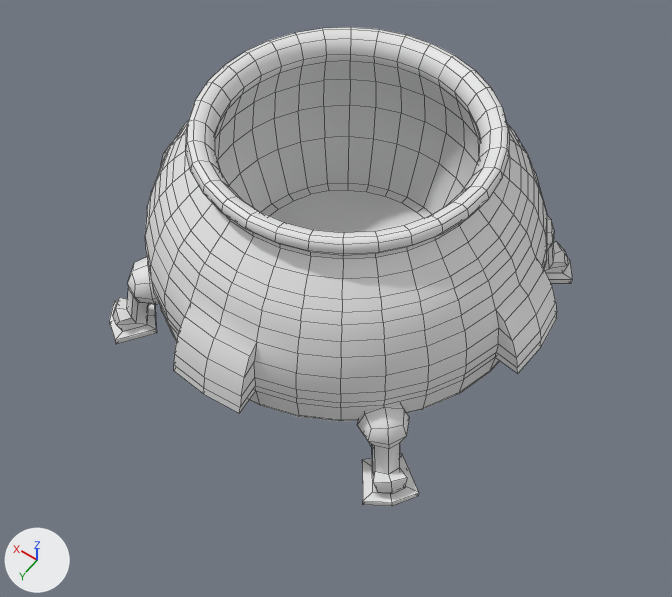
An edit to the FBX model Assets/Scenes/Environment Assets/Player Hub/FBX/Game Ready/prop_cauldron.fbx, drawn before and after from the same camera.
The view is the same before and after, from a 50 mm lens placed at (-6.09, 8.82, 13.58), pointed at (-0.45, 0.93, 1.18). Every picture has the same lights, and +X, +Y and +Z are marked at lower left. Mesh edges are drawn as thin lines. Materials are left out; every surface is plain grey. Where no turn or scale is listed for an object, it has been applied to the vertices.

The first picture shows 'prop_cauldron'.
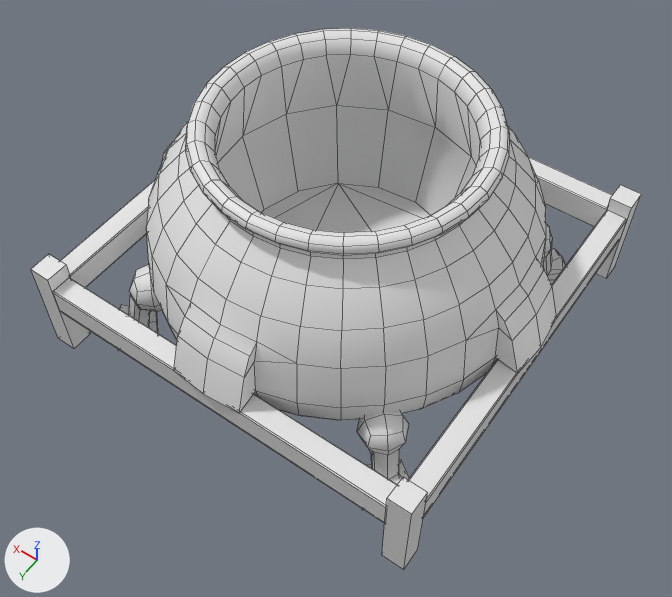
What differs and where, as boxes (x1, y1, x2, y2) in the pictures (672 x 597 px; the box of a moved part takes in the faces that stretch with it):
'prop_cauldron', reshaped (31% wider, 13% taller)
    before: (109, 27, 573, 506)
    after: (31, 28, 641, 570)
part 1 of me_cylinder_166, moved or reshaped
    before: (544, 215, 573, 284)
    after: (544, 224, 566, 284)
part 2 of me_cylinder_166, moved or reshaped
    before: (357, 406, 419, 506)
    after: (357, 411, 409, 511)
part 3 of me_cylinder_166, moved or reshaped
    before: (109, 257, 158, 344)
    after: (117, 265, 161, 351)
part 4 of me_cylinder_166, added
    after: (596, 185, 641, 279)
part 5 of me_cylinder_166, added
    after: (382, 477, 428, 570)
part 6 of me_cylinder_166, added
    after: (31, 254, 90, 349)
part 7 of me_cylinder_166, added
    after: (529, 157, 612, 226)
part 8 of me_cylinder_166, added
    after: (60, 180, 155, 288)
part 9 of me_cylinder_166, added
    after: (53, 278, 397, 524)
part 10 of me_cylinder_166, added
    after: (409, 211, 626, 518)
part 11 of me_cylinder_166, cut back
    before: (145, 27, 557, 422)
    after: (147, 28, 546, 408)

The edits, one by one:
me_cylinder_166 is used by ob_prop_cauldron; location (0.0, 0.0, 0.0).
me_cylinder_166 had 1248 vertices, 1210 faces and spanned x -3.79..3.79, y -3.79..3.79, z 0.0..4.16.
me_cylinder_166 now has 908 vertices, 879 faces and spans x -3.79..3.79, y -3.79..3.79, z -0.2..4.15.
me_cylinder_166 part 1: the loose piece of 68 vertices spanning x -3.3..-1.98, y -3.3..-1.98, z 0.0..1.5 is moved by (0.0, 0.0, -0.2).
me_cylinder_166 part 2: the loose piece of 68 vertices spanning x -3.3..-1.98, y 1.98..3.3, z 0.0..1.5 is moved by (0.0, 0.0, -0.2).
me_cylinder_166 part 3: the loose piece of 68 vertices spanning x 1.98..3.3, y 1.98..3.3, z 0.0..1.5 is moved by (0.0, 0.0, -0.2).
me_cylinder_166 part 4: a new loose piece, a box spanning x -3.74..-3.33, y -3.73..-3.32, z -0.2..1.76.
me_cylinder_166 part 5: a new loose piece, a box spanning x -3.73..-3.32, y 3.33..3.74, z -0.2..1.76.
me_cylinder_166 part 6: a new loose piece, a box spanning x 3.33..3.74, y 3.32..3.73, z -0.2..1.76.
me_cylinder_166 part 7: a new loose piece of 16 vertices spanning x -3.33..3.33, y -3.73..-3.33, z 0.92..1.47.
me_cylinder_166 part 8: a new loose piece of 16 vertices spanning x 3.33..3.73, y -3.33..3.33, z 0.92..1.47.
me_cylinder_166 part 9: a new loose piece of 16 vertices spanning x -3.33..3.33, y 3.33..3.73, z 0.9..1.45.
me_cylinder_166 part 10: a new loose piece of 16 vertices spanning x -3.73..-3.33, y -3.33..3.33, z 0.9..1.45.
me_cylinder_166 part 11: 152 vertices moved from x -3.09..3.09, y -3.09..3.09, z 0.63..4.16 to x -3.01..3.01, y -3.01..3.01, z 0.55..4.15; 512 vertices removed from x -3.76..3.76, y -3.76..3.76, z 0.45..3.69; 76 vertices added at x -3.03..3.03, y -3.03..3.03, z 0.45..2.99.
